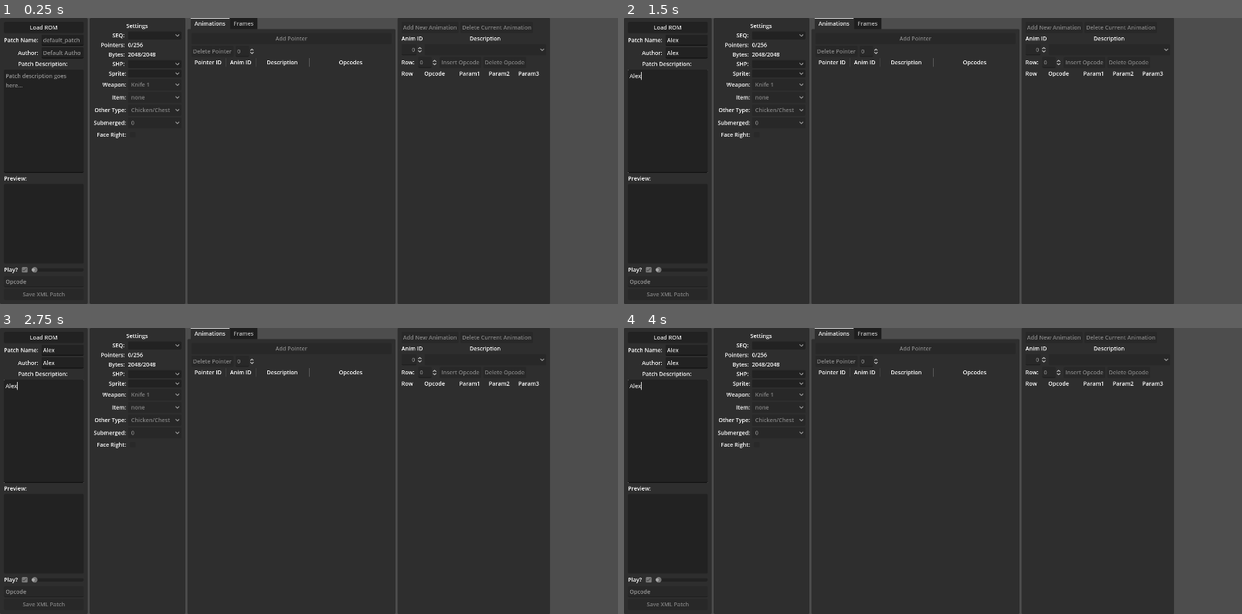
Above: before the commit, frames 1-4 (two rows, left to right).
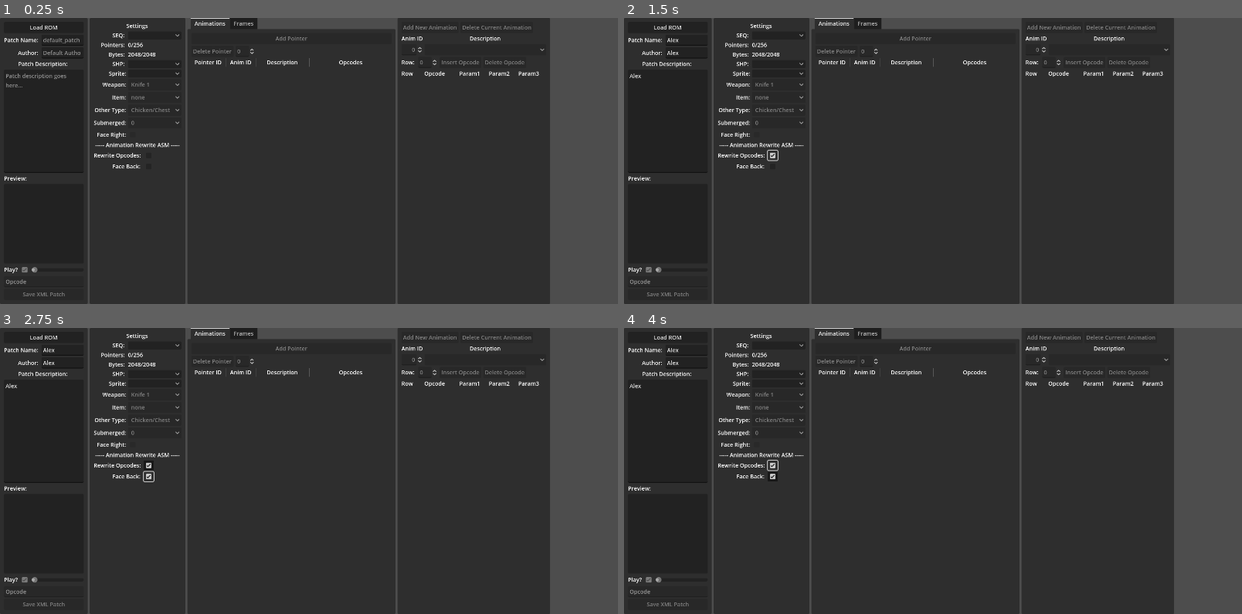
Above: after the commit, the same moments.

Repository: mrgudenheim/fftae
Game: Godot game, scene res://src/main.tscn
Same seed, same stepped clock (60 frames per second), same inputs: the game is played once before the commit and once after it.
Inputs (mouse positions are in pixels of both pictures, inside the frame that each line leads up to):
- Up to frame 1 (0.25 s): no input
- Up to frame 2 (1.5 s): click (685, 40) at 0.52 s; type "Alex" at 0.6 s; click (685, 52) at 0.75 s; type "Alex" at 0.83 s; click (667, 120) at 0.98 s; type "Alex" at 1.07 s; click (772, 155) at 1.27 s
- Up to frame 3 (2.75 s): click (148, 476) at 2.02 s
- Up to frame 4 (4 s): click (772, 465) at 2.77 s; click (772, 465) at 3.52 s

The runs differ from the first frame. In frame 1, 0.2% of the frame differs, in the area x 15-30%, y 43-53%; in frame 2, 0.3%; in frame 3, 0.3%, in the area x 0-30%, y 18-55%; in frame 4, 0.3%.
Error after the commit: Invalid access to property or key of type 'String' on a base object of type 'Dictionary'. (res://src/main.gd:52)

Commit message:
initial experimental support for Animation Rewrite ASM

Diff:
--- a/src/file_formats/Seq.gd
+++ b/src/file_formats/Seq.gd
@@ -479,19 +479,53 @@
 		seq_id += 1
 
 	DirAccess.make_dir_recursive_absolute("user://FFTorama")
-	var save_file := FileAccess.open("user://FFTorama/animation_data_"+file_name+".txt", FileAccess.WRITE)
+	var save_file := FileAccess.open("user://FFTorama/animation_data_" + file_name + ".txt", FileAccess.WRITE)
 	save_file.store_string(output)
 
 
 # https://ffhacktics.com/wiki/SEQ_%26_Animation_info_page
-static func load_opcode_data() -> void:
+static func load_opcode_data(use_rewrite_opcodes: bool = false) -> void:
 	opcode_names.clear()
 	opcode_parameters.clear()
 	opcode_parameters_by_name.clear()
 
-	var opcode_filepath:String = "res://src/SeqData/opcodeParameters.txt"
-
-	var file := FileAccess.open(opcode_filepath, FileAccess.READ)
+	var opcode_filepath: String = "res://src/SeqData/opcodeParameters.txt"
+	var animation_rewrite_opcodes_filepath: String = "res://src/SeqData/animation_rewrite_opcodes.txt"
+
+	load_opcode_file(opcode_filepath)
+	if use_rewrite_opcodes:
+		load_opcode_file(animation_rewrite_opcodes_filepath)
+
+
+static func load_opcode_file(file_path: String) -> void:
+	var file := FileAccess.open(file_path, FileAccess.READ)
+	var input: String = file.get_as_text()
+
+	var lines: PackedStringArray = input.split("\n");
+
+	# skip first row of headers
+	var line_index: int = 1
+	while line_index < lines.size():
+		var parts: PackedStringArray = lines[line_index].split(",")
+		if parts.size() <= 2:
+			line_index += 1
+			continue
+
+		var opcode_code: String = parts[2].substr(0, 4) # ignore any extra characters in text file
+		var opcode_name: String = parts[0]
+		var opcode_num_parameters: int = parts[1] as int
+
+		opcode_names[opcode_code] = opcode_name
+		opcode_parameters[opcode_code] = opcode_num_parameters
+		opcode_parameters_by_name[opcode_name] = opcode_num_parameters
+
+		line_index += 1
+
+
+static func load_seq_name_data() -> void:
+	var filepath: String = "res://src/SeqData/animation_names.txt"
+
+	var file := FileAccess.open(filepath, FileAccess.READ)
 	var input: String = file.get_as_text()
 
 	var lines: PackedStringArray = input.split("\n");
@@ -504,33 +538,6 @@
 			line_index += 1
 			continue
 
-		var opcode_code:String = parts[2].substr(0, 4) # ignore any extra characters in text file
-		var opcode_name:String = parts[0]
-		var opcode_num_parameters:int = parts[1] as int
-
-		opcode_names[opcode_code] = opcode_name
-		opcode_parameters[opcode_code] = opcode_num_parameters
-		opcode_parameters_by_name[opcode_name] = opcode_num_parameters
-
-		line_index += 1
-
-
-static func load_seq_name_data() -> void:
-	var filepath: String = "res://src/SeqData/animation_names.txt"
-
-	var file := FileAccess.open(filepath, FileAccess.READ)
-	var input: String = file.get_as_text()
-
-	var lines: PackedStringArray = input.split("\n");
-
-	# skip first row of headers
-	var line_index:int = 1
-	while line_index < lines.size():
-		var parts: PackedStringArray = lines[line_index].split(",")
-		if parts.size() <= 2:
-			line_index += 1
-			continue
-
 		if not seq_names.has(parts[0]):
 			seq_names[parts[0]] = {}
 		seq_names[parts[0]][parts[1].to_int()] = parts[2]
--- a/src/file_formats/fft_animation.gd
+++ b/src/file_formats/fft_animation.gd
@@ -9,6 +9,7 @@
 var submerged_depth: int = 0
 var weapon_frame_offset_index: int = 0
 var other_type_index: int = 0
+var back_face_offset: int = 0
 
 var parent_anim: FftAnimation = null: # used for nested loops in animations
 	get:
--- a/src/main.gd
+++ b/src/main.gd
@@ -618,3 +618,8 @@
 	#UiManager.option_button_select_text(ui_manager.shp_options, spr.shp_name)
 	#ui_manager.shp_options.item_selected.emit(ui_manager.shp_options.selected)
 	preview_manager._on_animation_changed()
+
+
+func _on_animation_rewrite_check_toggled(toggled_on: bool) -> void:
+	Seq.load_opcode_data(toggled_on)
+	populate_opcode_list(opcode_list_container, ui_manager.animation_id_spinbox.value)
--- a/src/main.tscn
+++ b/src/main.tscn
@@ -146,7 +146,7 @@
 layout_mode = 2
 text = "Preview:"
 
-[node name="PreviewContainer" type="PanelContainer" parent=" …(203 unchanged characters)… face_right_check", "is_playing_check", "animation_slider", "opcode_text")]
+[node name="PreviewContainer" type="PanelContainer" parent=" …(203 unchanged characters)… face_right_check", "is_playing_check", "is_back_facing_check", "animation_slider", "opcode_text")]
 layout_mode = 2
 script = ExtResource("4_jq1qv")
 ui_manager = NodePath("../../..")
@@ -157,6 +157,7 @@
 submerged_depth_options = NodePath("../../../../SettingsPanel/MarginContainer/VBoxContainer/Settings/SubmergedOptions")
 face_right_check = NodePath("../../../../SettingsPanel/MarginContainer/VBoxContainer/Settings/FaceRightCheckBox")
 is_playing_check = NodePath("../SliderContainer/PlayCheckBox")
+is_back_facing_check = NodePath("../../../../SettingsPanel/MarginContainer/VBoxContainer/GridContainer/FaceBackCheck")
 layer_priority_table_filepath = "res://src/layer_priority_table.txt"
 weapon_table_filepath = "res://src/weapons.txt"
 item_list_filepath = "res://src/item_list.txt"
@@ -366,6 +367,32 @@
 layout_mode = 2
 size_flags_horizontal = 0
 disabled = true
+
+[node name="Animation Rewrite" type="Label" parent="HBoxContainer/SettingsPanel/MarginContainer/VBoxContainer"]
+layout_mode = 2
+text = "----- Animation Rewrite ASM -----"
+horizontal_alignment = 1
+
+[node name="GridContainer" type="GridContainer" parent="HBoxContainer/SettingsPanel/MarginContainer/VBoxContainer"]
+layout_mode = 2
+columns = 2
+
+[node name="UseAnimationRewrite" type="Label" parent="HBoxContainer/SettingsPanel/MarginContainer/VBoxContainer/GridContainer"]
+layout_mode = 2
+text = "Rewrite Opcodes: "
+horizontal_alignment = 2
+
+[node name="AnimationRewriteCheck" type="CheckBox" parent="HBoxContainer/SettingsPanel/MarginContainer/VBoxContainer/GridContainer"]
+layout_mode = 2
+tooltip_text = "Uses new opcode definitions from the Animation Rewrite ASM"
+
+[node name="FaceBack" type="Label" parent="HBoxContainer/SettingsPanel/MarginContainer/VBoxContainer/GridContainer"]
+layout_mode = 2
+text = "Face Back: "
+horizontal_alignment = 2
+
+[node name="FaceBackCheck" type="CheckBox" parent="HBoxContainer/SettingsPanel/MarginContainer/VBoxContainer/GridContainer"]
+layout_mode = 2
 
 [node name="TabContainer" type="TabContainer" parent="HBoxContainer"]
 layout_mode = 2
@@ -634,6 +661,7 @@
 [connection signal="item_selected" from="HBoxContainer/SettingsPanel/MarginContainer/VBoxContainer/Settings/WeaponOptions" to="HBoxContainer/PatchPanel/MarginContainer/VBoxContainer/PreviewContainer" method="_on_weapon_options_item_selected"]
 [connection signal="item_selected" from="HBoxContainer/SettingsPanel/MarginContainer/VBoxContainer/Settings/SubmergedOptions" to="HBoxContainer/PatchPanel/MarginContainer/VBoxContainer/PreviewContainer" method="_on_submerged_options_item_selected"]
 [connection signal="toggled" from="HBoxContainer/SettingsPanel/MarginContainer/VBoxContainer/Settings/FaceRightCheckBox" to="HBoxContainer/PatchPanel/MarginContainer/VBoxContainer/PreviewContainer" method="_on_face_right_check_toggled"]
+[connection signal="toggled" from="HBoxContainer/SettingsPanel/MarginContainer/VBoxContainer/GridContainer/AnimationRewriteCheck" to="." method="_on_animation_rewrite_check_toggled"]
 [connection signal="pressed" from="HBoxContainer/TabContainer/Animations/VBoxContainer/AddPointer" to="." method="_on_add_pointer_pressed"]
 [connection signal="pressed" from="HBoxContainer/TabContainer/Animations/VBoxContainer/Functions/DeletePointer" to="." method="_on_delete_pointer_pressed"]
 [connection signal="value_changed" from="HBoxContainer/TabContainer/Animations/VBoxContainer/Functions/PointerSpinBox" to="HBoxContainer/PatchPanel" method="_on_pointer_spin_box_value_changed"]
--- a/src/preview_manager.gd
+++ b/src/preview_manager.gd
@@ -13,6 +13,7 @@
 @export var submerged_depth_options: OptionButton
 @export var face_right_check: CheckBox
 @export var is_playing_check: CheckBox
+@export var is_back_facing_check: CheckBox
 
 @export_file("*.txt") var layer_priority_table_filepath: String
 var layer_priority_table: Array = []
@@ -174,7 +175,7 @@
 	# handle LoadFrameWait
 	if not seq_part.isOpcode:
 		var new_frame_id: int = seq_part.parameters[0]
-		var frame_id_offset: int = get_animation_frame_offset(fft_animation.weapon_frame_offset_index, fft_animation.shp)
+		var frame_id_offset: int = get_animation_frame_offset(fft_animation.weapon_frame_offset_index, fft_animation.shp, fft_animation.back_face_offset)
 		new_frame_id = new_frame_id + frame_id_offset + opcode_frame_offset
 		frame_id_label = str(new_frame_id)
 
@@ -386,16 +387,23 @@
 		elif seq_part.opcode_name == "QueueDistortAnim":
 			# https://ffhacktics.com/wiki/Animate_Unit_Distorts
 			pass
+		# Opcodes from animation rewraite ASM by Talcall
+		elif seq_part.opcode_name == "SetBackFacedOffset":
+			fft_animation.back_face_offset = seq_part.parameters[0]
+			pass
 
 	return next_seq_part_id
 
 
-func get_animation_frame_offset(weapon_frame_offset_index:int, shp:Shp) -> int:
+func get_animation_frame_offset(weapon_frame_offset_index: int, shp: Shp, back_faced_offset: int) -> int:
 	if ((shp.file_name.contains("WEP") or shp.file_name.contains("EFF"))
 		and shp.zero_frames.size() > 0):
 		return shp.zero_frames[weapon_frame_offset_index]
 	else:
-		return 0
+		if is_back_facing_check.button_pressed:
+			return back_faced_offset
+		else:
+			return 0
 
 
 func get_sub_animation(length:int, sub_animation_end_part_id:int, parent_animation:Sequence) -> Sequence:
@@ -457,6 +465,7 @@
 	fft_animation.image = FFTae.ae.spr.spritesheet
 	fft_animation.flipped_h = face_right_check.button_pressed
 	fft_animation.submerged_depth = submerged_depth_options.selected
+	fft_animation.back_face_offset = 0
 
 	FFTae.ae.global_fft_animation = fft_animation
 	return fft_animation
Not shown, changed: src/SeqData/animation_rewrite_opcodes.txt
Not shown, changed: README.md
